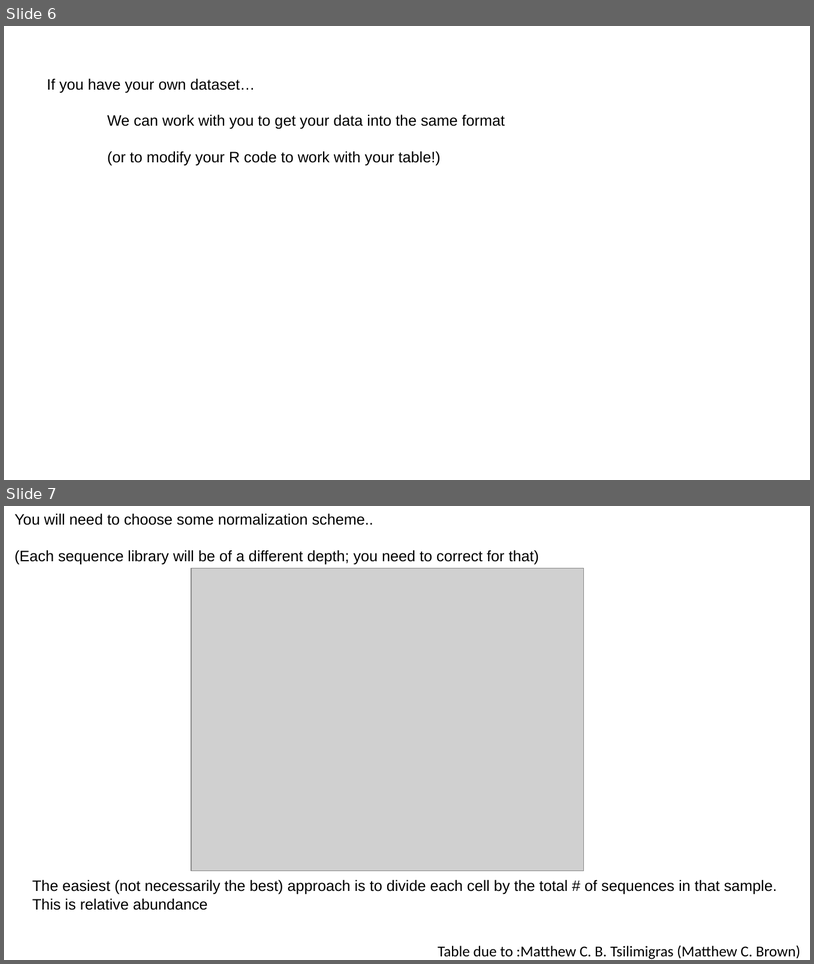
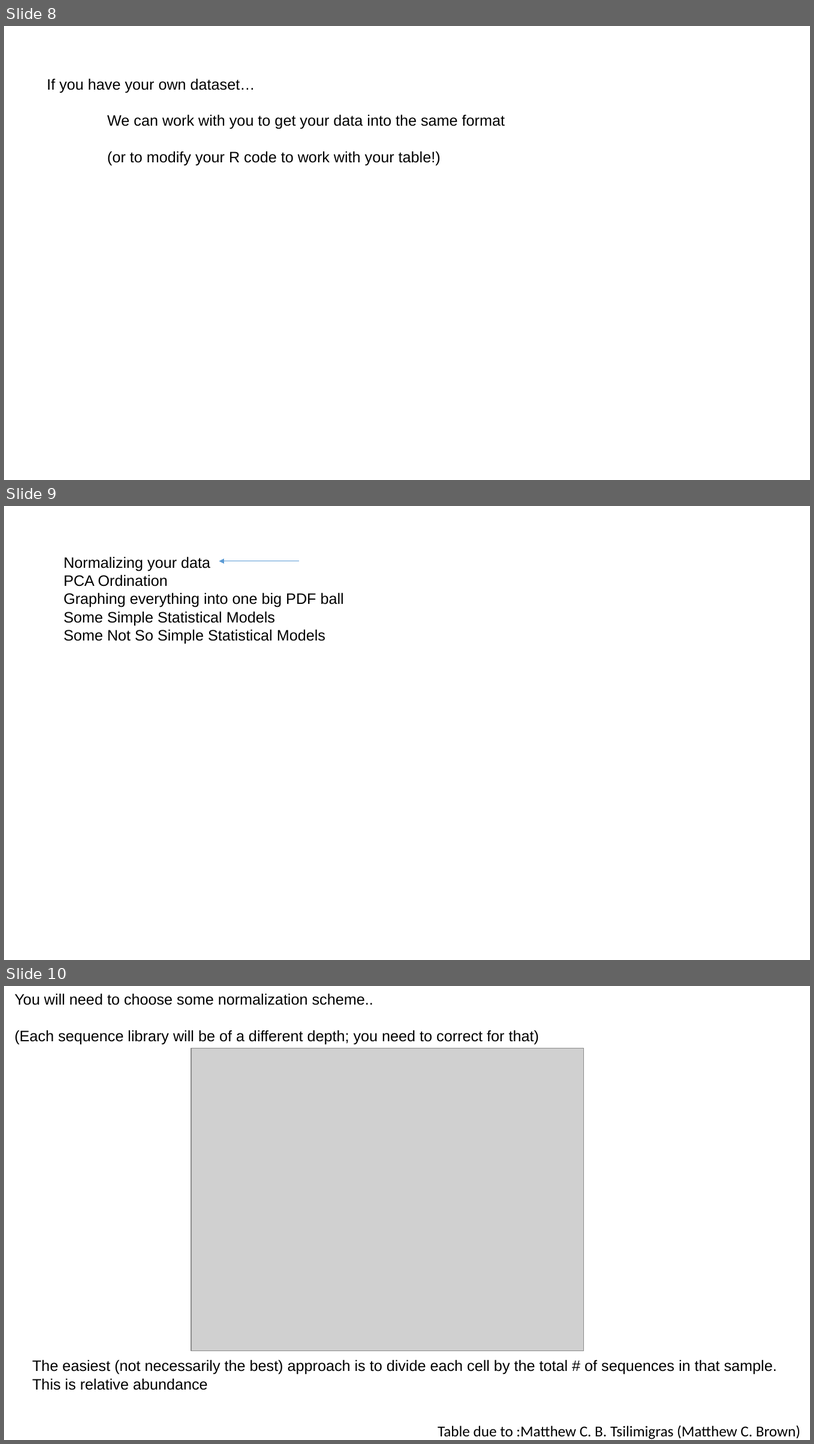
Before and after one commit to afodor/afodor.github.io, a slide deck: classes/ChapelHill2018/ch.pptx. Shown one above the other, each under a label of ours: slides 6 and 7 before the commit, slides 8, 9 and 10 after it. The pictures are 814x964 and 814x1444 pixels, drawn with LibreOffice and Linux fonts; fonts in the diff are those of the drawing; grey boxes stand for pictures. Boxes give left, top, right and bottom in pixels: in the first picture for what was removed or moved away, otherwise in the second. Text is boxed around its words. In the diff, an @@ line names an element or a change of style, - is before the commit and + after.

```diff
--- a/classes/ChapelHill2018/ch.pptx
+++ b/classes/ChapelHill2018/ch.pptx
@@ slide 9 added at box(4, 506, 810, 960), background #FFFFFF @@
@@ text added at box(63, 556, 344, 644), 18 pt, text #000000 @@
+Normalizing your data
+PCA Ordination
+Graphing everything into one big PDF ball
+Some Simple Statistical Models
+Some Not So Simple Statistical Models
@@ arrow added from (299, 561) to (219, 561), #5B9BD5 0.5 pt @@
@@ what was slide 6 is now slide 8 @@
@@ what was slide 7 is now slide 10 @@
```
Also in this commit, not shown: 1 slide changed, 14 other slides added.
